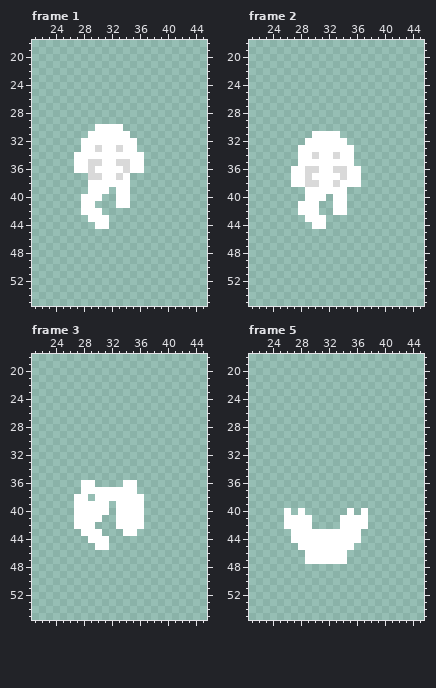
Pixel-art file: Assets/Art/Characters/Player/Roll/Player_Roll_Down.aseprite. The picture above was drawn from the file before the commit.
64x64 pixels, 8 frames. Colours within 5 levels of each other are drawn and written as one. Shown: frame 1: x 21..45, y 18..55; frame 2: x 21..45, y 18..55; frame 3: x 21..45, y 18..55; frame 5: x 21..45, y 18..55. The commit also changed other frames, which this record leaves out.
The result:
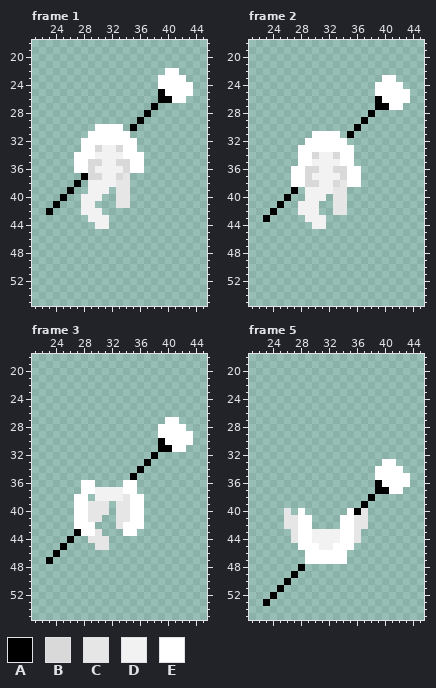
Palette (. is transparent): A #000000  B #d9d9d9  C #e6e6e6  D #f2f2f2  E #ffffff
Message: Body Roll Anims
The edit:
layer "Weapons/Staff" now shown
Frame 1:
The edit adds colour A in row 25 at x 39; in row 26 at x 39 to 40; in row 27 at x 38; in row 28 at x 37; in row 29 at x 36; in row 30 at x 35.
The edit adds colour A in row 37 at x 28; in row 38 at x 27; in row 39 at x 26; in row 40 at x 25; in row 41 at x 24; in row 42 at x 23.
Colour E gives way to colour C in row 37 at x 34; in rows 38 to 41 at x 33 to 34.
Colour E gives way to colour D in row 33 at x 31 to 32; in row 34 at x 30 to 33; in row 35 at x 31 to 32; in row 36 at x 30 to 33; in row 37 at x 31 to 32; in row 38 at x 29 to 32.
Colour E gives way to colour D in row 39 at x 29 to 31; in row 40 at x 28 to 30; in row 41 at x 28 to 29; in row 42 at x 28 to 30; in row 43 at x 29 to 31; in row 44 at x 30 to 31.
The edit adds colour E in row 22 at x 40 to 41; in row 23 at x 39 to 42; in row 24 at x 39 to 43; in row 25 at x 40 to 43; in row 26 at x 41 to 42.
Frame 2:
The edit adds colour A in row 26 at x 39; in row 27 at x 39 to 40; in row 28 at x 38; in row 29 at x 37; in row 30 at x 36; in row 31 at x 35.
The edit adds colour A in row 39 at x 27; in row 40 at x 26; in row 41 at x 25; in row 42 at x 24; in row 43 at x 23.
Colour E gives way to colour C in row 38 at x 34; in rows 39 to 42 at x 33 to 34.
Colour E gives way to colour D in row 34 at x 31 to 32; in row 35 at x 30 to 33; in row 36 at x 31 to 32; in row 37 at x 30 to 33; in row 38 at x 31 to 32; in row 39 at x 29 to 32.
Colour E gives way to colour D in row 40 at x 29 to 31; in rows 41 to 42 at x 28 to 30; in row 43 at x 29 to 31; in row 44 at x 30 to 31.
The edit adds colour E in row 23 at x 40 to 41; in row 24 at x 39 to 42; in row 25 at x 39 to 43; in row 26 at x 40 to 43; in row 27 at x 41 to 42.
Frame 3:
The edit adds colour A in row 30 at x 39; in row 31 at x 39 to 40; in row 32 at x 38; in row 33 at x 37; in row 34 at x 36; in row 35 at x 35.
The edit adds colour A in row 43 at x 27; in row 44 at x 26; in row 45 at x 25; in row 46 at x 24; in row 47 at x 23.
Colour E gives way to colour C in row 38 at x 34; in rows 39 to 40 at x 29 to 31 and 33 to 34; in row 41 at x 29 to 30 and 33 to 34; in row 42 at x 33; in row 43 at x 30; in row 44 at x 29 to 31.
Colour E gives way to colour C in row 45 at x 30 to 31.
Colour E gives way to colour D in rows 37 to 38 at x 30 to 33.
The edit adds colour E in row 27 at x 40 to 41; in row 28 at x 39 to 42; in row 29 at x 39 to 43; in row 30 at x 40 to 43; in row 31 at x 41 to 42.
Frame 5:
The edit adds colour A in row 36 at x 39; in row 37 at x 39 to 40; in row 38 at x 38; in row 39 at x 37; in row 40 at x 36; in row 48 at x 28.
The edit adds colour A in row 49 at x 27; in row 50 at x 26; in row 51 at x 25; in row 52 at x 24; in row 53 at x 23.
Colour E gives way to colour C in row 40 at x 26 and 37; in rows 41 to 42 at x 26 to 27 and 36 to 37; in rows 43 to 44 at x 27 and 36.
Colour E gives way to colour D in rows 43 to 44 at x 30 to 33; in row 45 at x 31 to 32.
The edit adds colour E in row 33 at x 40 to 41; in row 34 at x 39 to 42; in row 35 at x 39 to 43; in row 36 at x 40 to 43; in row 37 at x 41 to 42.
